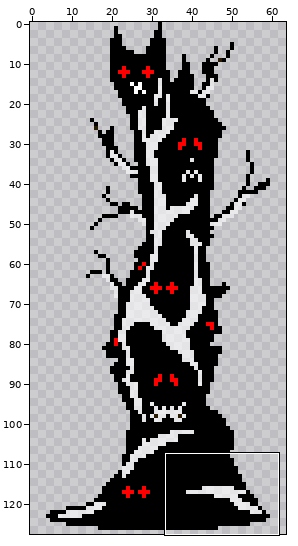
Edited in one commit: sprite sheet (Assets/sprites/tree1.png). Above, an overview of the earlier version with the close-up marked.
Close-up. First the earlier version:
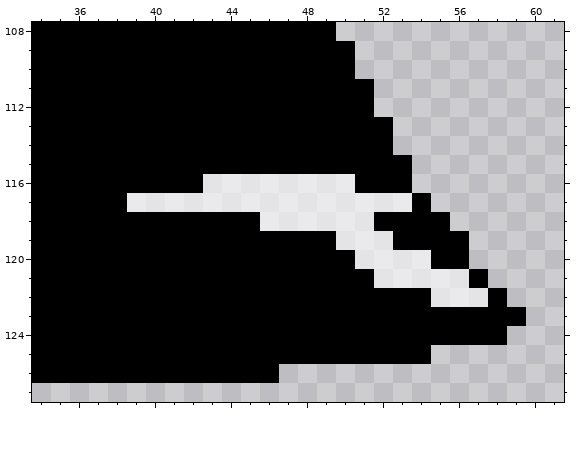
The file is 64x128 pixels. Colours within 5 levels of each other are drawn and written as one. Shown: x 34..61, y 108..127. The commit also changed other parts of the picture, which this record leaves out.
The result:
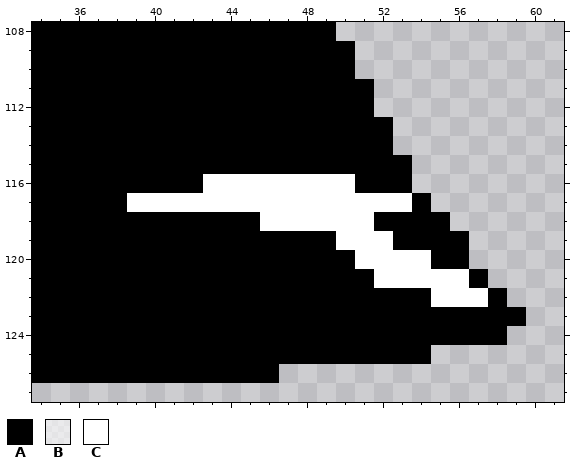
Palette (. is transparent): A #000000  B #ffffff96  C #ffffff
Diff:
{"y":116,"x":43,"old":"BBBBBBBB","new":"CCCCCCCC"}
{"y":117,"x":39,"old":"BBBBBBBBBBBBBBB","new":"CCCCCCCCCCCCCCC"}
{"y":118,"x":46,"old":"BBBBBB","new":"CCCCCC"}
{"y":119,"x":50,"old":"BBB","new":"CCC"}
{"y":120,"x":51,"old":"BBBB","new":"CCCC"}
{"y":121,"x":52,"old":"BBBBB","new":"CCCCC"}
{"y":122,"x":55,"old":"BBB","new":"CCC"}
{"label":"changed","picture_box":[127,174,488,307]}
